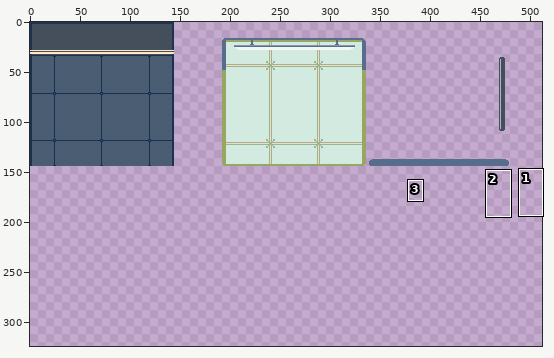
Edited in one commit: pixel-art file (core/resource/world/trainingroom/trainingroom.aseprite). Above, an overview of the earlier version with the close-up marked.
Close-up. First the earlier version:
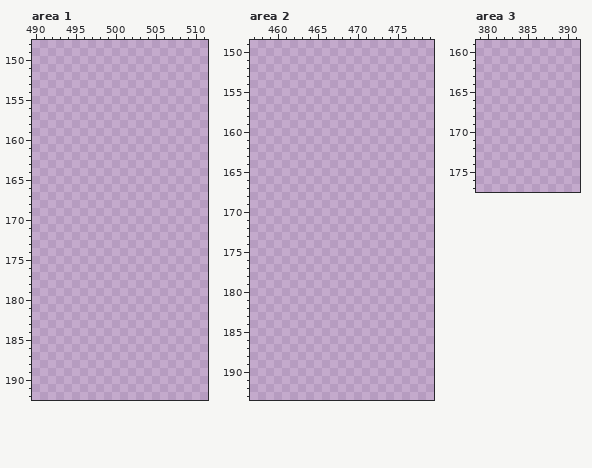
512x512 pixels, 1 frame. Colours within 5 levels of each other are drawn and written as one. Shown: area 1: x 490..511, y 148..192; area 2: x 457..479, y 149..193; area 3: x 379..391, y 159..177. The wide view leaves out empty margins. The commit also changed other parts of the picture, which this record leaves out.
Once edited:
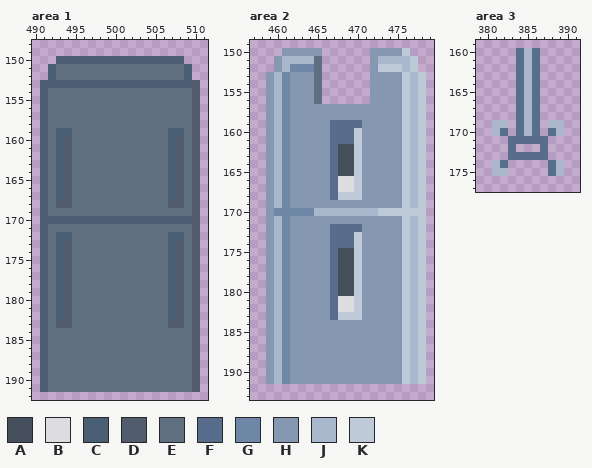
Palette (. is transparent): A #454f5c  B #dcdce1  C #4a5d73  D #515d6c  E #606f80  F #586c8b  G #6e87a6  H #8597b1  J #a8b7cb  K #bfcad9
Difference:
layer "Layer 3" added
Changed rows in their new state; - is an unchanged pixel.
Area 1, layer "Layer 3":
first column x 491:
150 --CCCCCCCCCCCCCCCC--
151 -CEEEEEEEEEEEEEEEEC-
152 -CEEEEEEEEEEEEEEEEC-
153 CCCCCCCCCCCCCCCCCCCD
154 CEEEEEEEEEEEEEEEEEED
155 CEEEEEEEEEEEEEEEEEED
156 CEEEEEEEEEEEEEEEEEED
157 CEEEEEEEEEEEEEEEEEED
158 CEEEEEEEEEEEEEEEEEED
159 CECCEEEEEEEEEEEECCED
160 CECDEEEEEEEEEEEECDED
161 CECDEEEEEEEEEEEECDED
162 CECDEEEEEEEEEEEECDED
163 CECDEEEEEEEEEEEECDED
164 CECDEEEEEEEEEEEECDED
165 CECDEEEEEEEEEEEECDED
166 CECDEEEEEEEEEEEECDED
167 CECDEEEEEEEEEEEECDED
168 CEDDEEEEEEEEEEEEDDED
169 CEEEEEEEEEEEEEEEEEED
170 CCCCCCCCCCCCCCCCCCCD
171 CEEEEEEEEEEEEEEEEEED
172 CECCEEEEEEEEEEEECCED
173 CECDEEEEEEEEEEEECDED
174 CECDEEEEEEEEEEEECDED
175 CECDEEEEEEEEEEEECDED
176 CECDEEEEEEEEEEEECDED
177 CECDEEEEEEEEEEEECDED
178 CECDEEEEEEEEEEEECDED
179 CECDEEEEEEEEEEEECDED
180 CECDEEEEEEEEEEEECDED
181 CECDEEEEEEEEEEEECDED
182 CECDEEEEEEEEEEEECDED
183 CEDDEEEEEEEEEEEEDDED
184 CEEEEEEEEEEEEEEEEEED
185 CEEEEEEEEEEEEEEEEEED
186 CEEEEEEEEEEEEEEEEEED
187 CEEEEEEEEEEEEEEEEEED
188 CEEEEEEEEEEEEEEEEEED
189 CEEEEEEEEEEEEEEEEEED
190 CEEEEEEEEEEEEEEEEEED
191 CEEEEEEEEEEEEEEEEEED
Area 2, layer "Layer 3":
first column x 459:
150 --HHHHH------HHHHK--
151 -HJJJJE------HJJJJK-
152 -HJGGGE------HKKKJK-
153 HJGHHHE------HHHHKJK
154 HJGHHHE------HHHHKJK
155 HJGHHHE------HHHHKJK
156 HJGHHHE------HHHHKJK
157 HJGHHHHHHHHHHHHHHKJK
158 HJGHHHHHHHHHHHHHHKJK
159 HJGHHHHHFFFFHHHHHKJK
160 HJGHHHHHFFFKHHHHHKJK
161 HJGHHHHHFFFKHHHHHKJK
162 HJGHHHHHFAAKHHHHHKJK
163 HJGHHHHHFAAKHHHHHKJK
164 HJGHHHHHFAAKHHHHHKJK
165 HJGHHHHHFAAKHHHHHKJK
166 HJGHHHHHFBBKHHHHHKJK
167 HJGHHHHHFBBKHHHHHKJK
168 HJGHHHHHFKKKHHHHHKJK
169 HJGHHHHHHHHHHHHHHKJK
170 HGGGGGJJJJJJJJKKKKKK
171 HJGHHHHHHHHHHHHHHKJK
172 HJGHHHHHFFFFHHHHHKJK
173 HJGHHHHHFFFKHHHHHKJK
174 HJGHHHHHFFFKHHHHHKJK
175 HJGHHHHHFAAKHHHHHKJK
176 HJGHHHHHFAAKHHHHHKJK
177 HJGHHHHHFAAKHHHHHKJK
178 HJGHHHHHFAAKHHHHHKJK
179 HJGHHHHHFAAKHHHHHKJK
180 HJGHHHHHFAAKHHHHHKJK
181 HJGHHHHHFBBKHHHHHKJK
182 HJGHHHHHFBBKHHHHHKJK
183 HJGHHHHHFKKKHHHHHKJK
184 HJGHHHHHHHHHHHHHHKJK
185 HJGHHHHHHHHHHHHHHKJK
186 HJGHHHHHHHHHHHHHHKJK
187 HJGHHHHHHHHHHHHHHKJK
188 HJGHHHHHHHHHHHHHHKJK
189 HJGHHHHHHHHHHHHHHKJK
190 HJGHHHHHHHHHHHHHHKJK
191 HJGHHHHHHHHHHHHHHKJK
Area 3, layer "Layer 3":
first column x 381:
160 ---FJF---
161 ---FJF---
162 ---FJF---
163 ---FJF---
164 ---FJF---
165 ---FJF---
166 ---FJF---
167 ---FJF---
168 ---FJF---
169 JJ-FJF-JJ
170 JF-FJF-FJ
171 --FFFFF--
172 --F---F--
173 --FFFFF--
174 JF-----FJ
175 JJ-----FJ
Pixel boxes of the changes (left, top, right, bottom) in both close-ups:
added: (40, 56, 200, 392)
added: (266, 48, 426, 384)
added: (492, 48, 564, 176)
